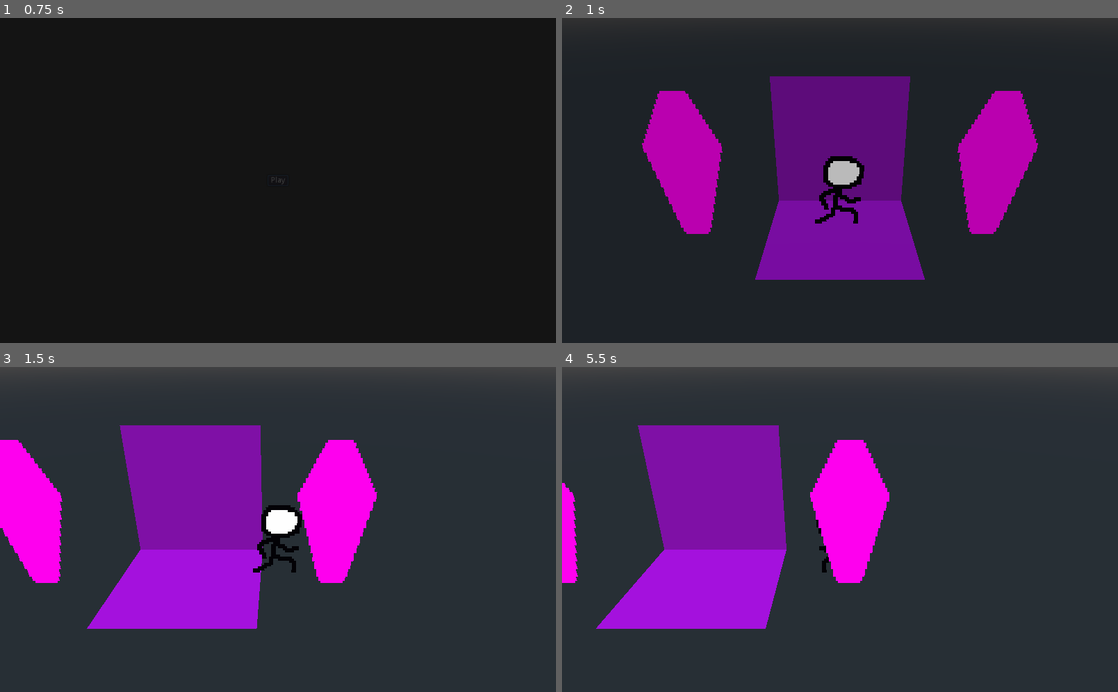
Above: before the commit, frames 1-4 (two rows, left to right).
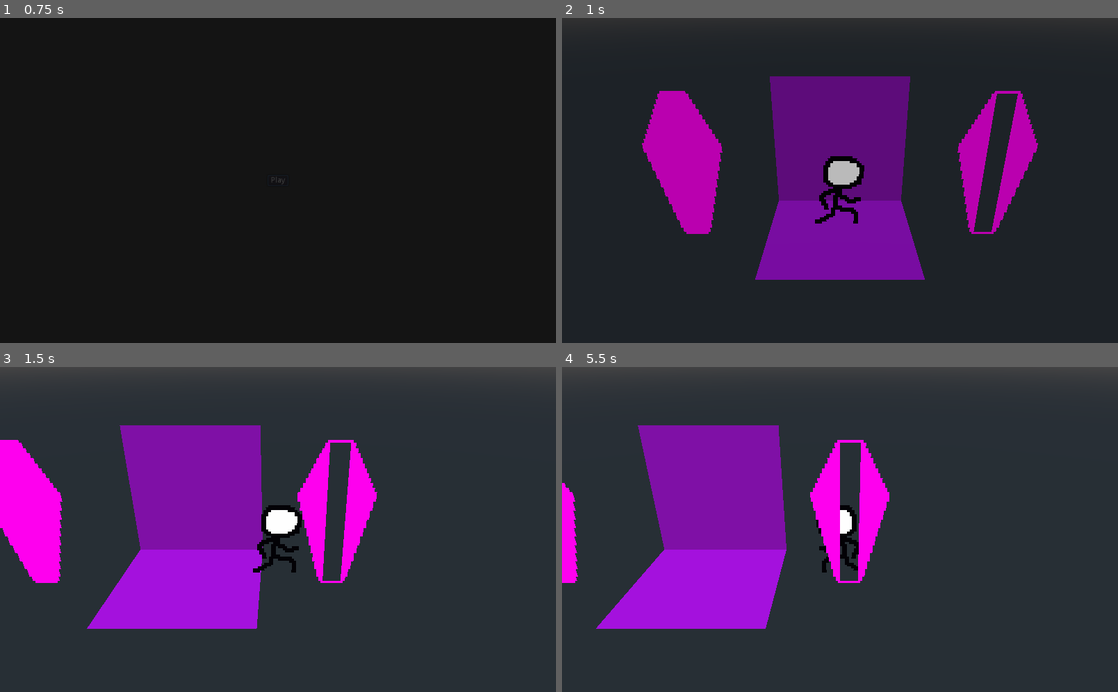
Above: after the commit, the same moments.

Repository: Tusentio/GlobalGameJam2022
Game: Godot game, scene res://Scenes/Menu/Menu.tscn
The game is run twice, just before and just after one commit, with the same random seed, the same clock (stepped at 60 frames per second) and the same inputs.
Inputs:
- Up to frame 1 (0.75 s): click "Play" at 0.5 s
- Up to frame 2 (1 s): no input
- Up to frame 3 (1.5 s): hold D (walk_right) from 1.28 s (still down)
- Up to frame 4 (5.5 s): release D (walk_right) at 2.03 s; hold S (walk_down) 2.03-2.78 s; hold D (walk_right) 2.78-3.53 s; hold W (walk_up) 3.53-4.28 s; tap Enter at 4.25 s; hold A (walk_left) from 4.28 s (still down)

Frame 1 is identical in both runs. In frame 2, 1.5% of the frame differs, in the area x 74-82%, y 23-66%; in frame 3, 1.5%; in frame 4, 1.5%, in the area x 50-54%, y 23-66%.

Commit message:
Add Level Exit animation

Diff:
--- a/Scenes/LevelEntrance/LevelEntrance.tscn
+++ b/Scenes/LevelEntrance/LevelEntrance.tscn
@@ -7,3 +7,4 @@
 [node name="Sprite" type="Sprite3D" parent="."]
 transform = Transform( 1, 0, 0, 0, 1, 0, 0, 0, 1, 0, 0.32, 0 )
 texture = ExtResource( 1 )
+hframes = 2
--- /dev/null
+++ b/Scenes/LevelExit/LevelExit.gd
@@ -0,0 +1,9 @@
+extends Spatial
+
+func _OpenArea_entered(body):
+	$Animator.play("shake");
+	$Sprite.frame = 1;
+
+func _OpenArea_exited(body):
+	$Animator.play("shake");
+	$Sprite.frame = 0;
--- a/Scenes/LevelExit/LevelExit.tscn
+++ b/Scenes/LevelExit/LevelExit.tscn
@@ -1,9 +1,69 @@
-[gd_scene load_steps=2 format=2]
+[gd_scene load_steps=7 format=2]
 
 [ext_resource path="res://Sprites/Coffin.png" type="Texture" id=1]
+[ext_resource path="res://Scenes/LevelExit/LevelExit.gd" type="Script" id=2]
+
+[sub_resource type="BoxShape" id=1]
+extents = Vector3( 0.16, 0.32, 0.001 )
+
+[sub_resource type="BoxShape" id=2]
+extents = Vector3( 0.32, 0.32, 0.32 )
+
+[sub_resource type="Animation" id=4]
+length = 0.001
+tracks/0/type = "value"
+tracks/0/path = NodePath("Sprite:translation")
+tracks/0/interp = 1
+tracks/0/loop_wrap = true
+tracks/0/imported = false
+tracks/0/enabled = true
+tracks/0/keys = {
+"times": PoolRealArray( 0 ),
+"transitions": PoolRealArray( 1 ),
+"update": 0,
+"values": [ Vector3( 0, 0.32, 0 ) ]
+}
+
+[sub_resource type="Animation" id=3]
+resource_name = "shake"
+length = 0.1
+step = 0.01
+tracks/0/type = "value"
+tracks/0/path = NodePath("Sprite:translation")
+tracks/0/interp = 1
+tracks/0/loop_wrap = true
+tracks/0/imported = false
+tracks/0/enabled = true
+tracks/0/keys = {
+"times": PoolRealArray( 0, 0.01, 0.02, 0.03, 0.04, 0.05, 0.06, 0.07, 0.08, 0.09, 0.1 ),
+"transitions": PoolRealArray( 1, 1, 1, 1, 1, 1, 1, 1, 1, 1, 1 ),
+"update": 0,
+"values": [ Vector3( 0, 0.32, 0 ), Vector3( 0.1, 0.42, 0 ), Vector3( -0.1, 0.32, 0.1 ), Vector3( 0, 0.32, 0 ), Vector3( 0, 0.32, -0.1 ), Vector3( -0.1, 0.32, -0.1 ), Vector3( 0.2, 0.32, 0.1 ), Vector3( 0.2, 0.32, 0 ), Vector3( 0.2, 0.32, -0.1 ), Vector3( -0.1, 0.32, 0.1 ), Vector3( 7.45058e-09, 0.32, 0 ) ]
+}
 
 [node name="LevelExit" type="Spatial"]
+script = ExtResource( 2 )
 
 [node name="Sprite" type="Sprite3D" parent="."]
 transform = Transform( 1, 0, 0, 0, 1, 0, 0, 0, 1, 0, 0.32, 0 )
 texture = ExtResource( 1 )
+hframes = 2
+
+[node name="ExitArea" type="Area" parent="."]
+transform = Transform( 1, 0, 0, 0, 1, 0, 0, 0, 1, 0, 0.32, 0 )
+
+[node name="Collider" type="CollisionShape" parent="ExitArea"]
+shape = SubResource( 1 )
+
+[node name="OpenArea" type="Area" parent="."]
+transform = Transform( 1, 0, 0, 0, 1, 0, 0, 0, 1, 0, 0.32, 0 )
+
+[node name="Collider" type="CollisionShape" parent="OpenArea"]
+shape = SubResource( 2 )
+
+[node name="Animator" type="AnimationPlayer" parent="."]
+anims/RESET = SubResource( 4 )
+anims/shake = SubResource( 3 )
+
+[connection signal="body_entered" from="OpenArea" to="." method="_OpenArea_entered"]
+[connection signal="body_exited" from="OpenArea" to="." method="_OpenArea_exited"]
Binary file changed: Sprites/Coffin.png
